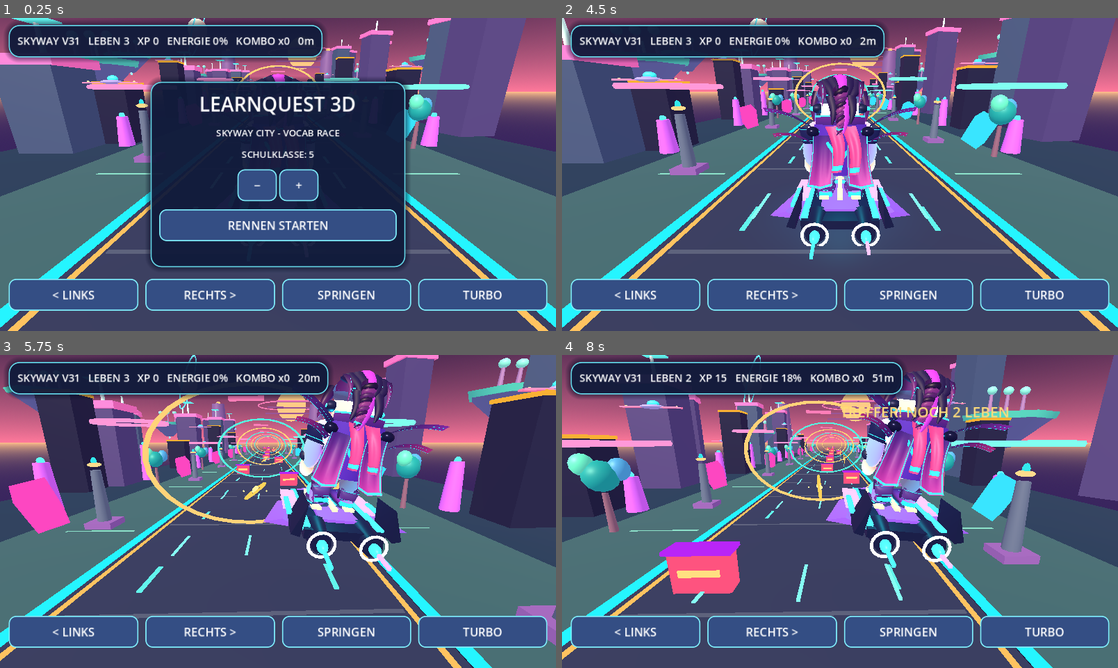
Above: before the commit, frames 1-4 (two rows, left to right).
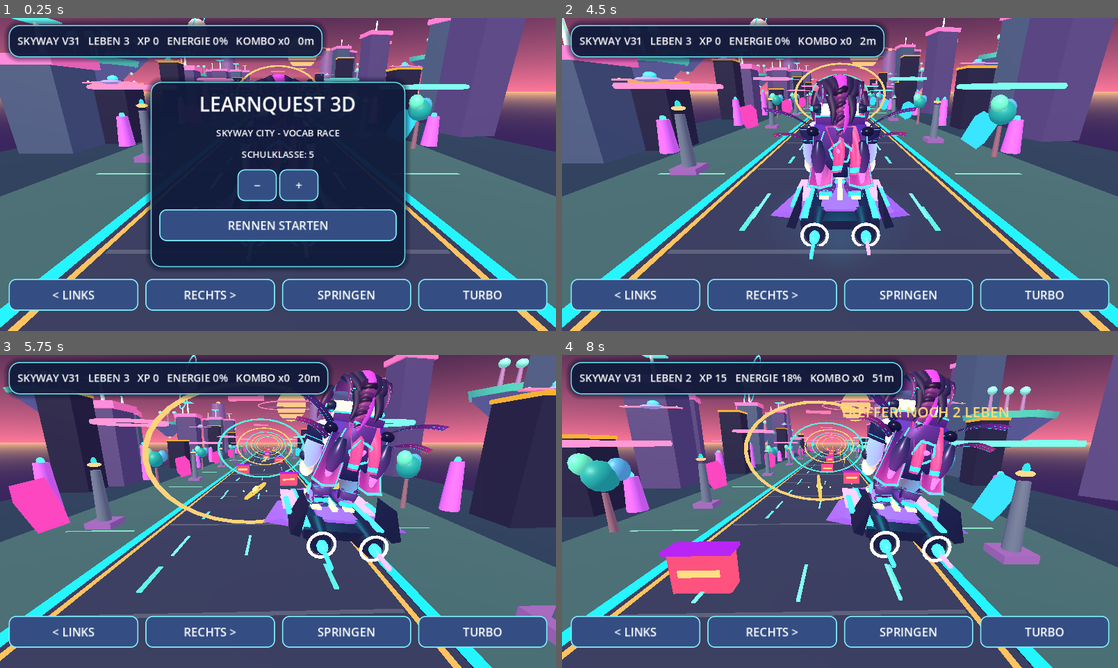
Above: after the commit, the same moments.

Repository: mtothek0703/learnquest-unity-web
Game: Godot game, scene res://main.tscn
Same seed, same stepped clock (60 frames per second), same inputs: the game is played once before the commit and once after it.
Inputs:
- Up to frame 1 (0.25 s): no input
- Up to frame 2 (4.5 s): click "RECHTS >" at 0.5 s; click "SPRINGEN" at 1.25 s; click "TURBO" at 2 s; click "−" at 2.75 s; click "+" at 3.5 s; click "RENNEN STARTEN" at 4.25 s
- Up to frame 3 (5.75 s): hold Right from 5.03 s (still down); tap Space at 5.27 s
- Up to frame 4 (8 s): release Right at 5.78 s; hold S 5.78-6.53 s; tap Space at 6.02, 7.52 s; hold Right from 6.53 s (still down)

The runs differ from the first frame. In frame 2, 0.9% of the frame differs, in the area x 44-56%, y 34-54%; in frame 3, 1.1%; in frame 4, 1.2%, in the area x 58-71%, y 21-44%.

Commit message:
Skyway V36: sculpted animated aero harness and immutable archive safeguards

Diff:
--- /dev/null
+++ b/godot/rider_aero_harness.gd
@@ -0,0 +1,218 @@
+extends Node3D
+## Skyway V36: original sculpted back-mounted aero harness.
+## Curved vertex-shaded armor, rotating reactor and twin animated thrusters.
+## All geometry is generated once, with no third-party assets or paid services.
+var clock: float = 0.0
+var reactor: Node3D
+var thrusters: Array[Node3D] = []
+var reactor_light: StandardMaterial3D
+var exhaust_light: StandardMaterial3D
+
+func _ready() -> void:
+    _build_harness()
+
+func _process(delta: float) -> void:
+    clock += delta
+    var rider := get_parent().get_parent() as Node3D
+    var lean := float(rider.get("lean")) if rider != null else 0.0
+    var turbo := bool(rider.get("boosting")) if rider != null else false
+    var pace := 9.0 if turbo else 2.8
+    if is_instance_valid(reactor):
+        reactor.rotation.z += delta * (5.2 if turbo else 1.2)
+        var pulse := 1.0 + (0.09 if turbo else 0.025) * sin(clock * pace)
+        reactor.scale = Vector3.ONE * pulse
+    for i in range(thrusters.size()):
+        var side := -1.0 if i == 0 else 1.0
+        var thruster := thrusters[i]
+        thruster.rotation.z = lerpf(thruster.rotation.z, -lean * 0.17 + side * (0.11 if turbo else 0.025), minf(1.0, delta * 7.0))
+        thruster.rotation.x = lerpf(thruster.rotation.x, -0.19 if turbo else -0.03, minf(1.0, delta * 7.0))
+    if reactor_light != null:
+        reactor_light.emission_energy_multiplier = 1.5 + (0.9 if turbo else 0.18) * (0.5 + 0.5 * sin(clock * pace))
+    if exhaust_light != null:
+        exhaust_light.emission_energy_multiplier = 1.6 + (1.2 if turbo else 0.20) * (0.5 + 0.5 * sin(clock * pace))
+
+func _fabric() -> StandardMaterial3D:
+    var m := StandardMaterial3D.new()
+    m.albedo_color = Color.WHITE
+    m.vertex_color_use_as_albedo = true
+    m.metallic = 0.46
+    m.roughness = 0.34
+    m.cull_mode = BaseMaterial3D.CULL_DISABLED
+    return m
+
+func _light(tint: Color) -> StandardMaterial3D:
+    var m := StandardMaterial3D.new()
+    m.albedo_color = tint
+    m.emission_enabled = true
+    m.emission = tint * 0.75
+    m.emission_energy_multiplier = 1.6
+    m.cull_mode = BaseMaterial3D.CULL_DISABLED
+    return m
+
+func _build_harness() -> void:
+    var armor := _fabric()
+    reactor_light = _light(Color(0.17, 0.96, 1.0))
+    exhaust_light = _light(Color(0.83, 0.32, 1.0))
+    var shell := MeshInstance3D.new()
+    shell.name = "CurvedAeroBackplate"
+    shell.mesh = _backplate_mesh()
+    shell.material_override = armor
+    add_child(shell)
+    var ribs := MeshInstance3D.new()
+    ribs.name = "LuminousArmorRibs"
+    ribs.mesh = _rib_mesh()
+    ribs.material_override = reactor_light
+    add_child(ribs)
+    reactor = Node3D.new()
+    reactor.name = "RotatingEnergyReactor"
+    reactor.position = Vector3(0.0, 1.68, 1.045)
+    add_child(reactor)
+    var ring := MeshInstance3D.new()
+    ring.name = "SculptedReactorRing"
+    ring.mesh = _ring_mesh()
+    ring.material_override = reactor_light
+    reactor.add_child(ring)
+    var hub := MeshInstance3D.new()
+    hub.name = "ReactorHub"
+    var hub_mesh := SphereMesh.new()
+    hub_mesh.radius = 0.10
+    hub_mesh.height = 0.10
+    hub_mesh.radial_segments = 16
+    hub_mesh.rings = 8
+    hub.mesh = hub_mesh
+    hub.material_override = exhaust_light
+    hub.position.z = 0.015
+    reactor.add_child(hub)
+    thrusters.clear()
+    for i in range(2):
+        var side := -1.0 if i == 0 else 1.0
+        var thruster := Node3D.new()
+        thruster.name = "LeftAeroThruster" if i == 0 else "RightAeroThruster"
+        thruster.position = Vector3(side * 0.42, 1.58, 0.90)
+        add_child(thruster)
+        var pod := MeshInstance3D.new()
+        pod.name = "SculptedThrusterHousing"
+        pod.mesh = _pod_mesh()
+        pod.material_override = armor
+        thruster.add_child(pod)
+        var plume := MeshInstance3D.new()
+        plume.name = "NeonExhaustPlume"
+        plume.mesh = _plume_mesh()
+        plume.material_override = exhaust_light
+        thruster.add_child(plume)
+        thrusters.append(thruster)
+
+func _backplate_point(u: float, v: float) -> Vector3:
+    var x := u * 2.0 - 1.0
+    var width := 0.31 + 0.15 * sin(v * PI)
+    var roundness := maxf(0.0, 1.0 - x * x)
+    return Vector3(x * width, 1.16 + v * 0.98, 0.78 + 0.19 * roundness + 0.035 * sin(v * PI))
+
+func _vertex(tool: SurfaceTool, point: Vector3, tint: Color) -> void:
+    tool.set_color(tint)
+    tool.add_vertex(point)
+
+func _backplate_mesh() -> ArrayMesh:
+    var tool := SurfaceTool.new()
+    tool.begin(Mesh.PRIMITIVE_TRIANGLES)
+    const ROWS := 14
+    const COLUMNS := 18
+    for row in range(ROWS):
+        var v0 := float(row) / float(ROWS)
+        var v1 := float(row + 1) / float(ROWS)
+        for col in range(COLUMNS):
+            var u0 := float(col) / float(COLUMNS)
+            var u1 := float(col + 1) / float(COLUMNS)
+            var tint0 := Color(0.09, 0.13, 0.35).lerp(Color(0.48, 0.24, 0.77), v0 * 0.8)
+            var tint1 := Color(0.09, 0.13, 0.35).lerp(Color(0.48, 0.24, 0.77), v1 * 0.8)
+            _vertex(tool, _backplate_point(u0, v0), tint0)
+            _vertex(tool, _backplate_point(u0, v1), tint1)
+            _vertex(tool, _backplate_point(u1, v1), tint1)
+            _vertex(tool, _backplate_point(u0, v0), tint0)
+            _vertex(tool, _backplate_point(u1, v1), tint1)
+            _vertex(tool, _backplate_point(u1, v0), tint0)
+    tool.generate_normals()
+    return tool.commit()
+
+func _rib_mesh() -> ArrayMesh:
+    var tool := SurfaceTool.new()
+    tool.begin(Mesh.PRIMITIVE_TRIANGLES)
+    const STEPS := 24
+    for edge in [0.04, 0.92]:
+        for step in range(STEPS):
+            var v0 := 0.08 + 0.84 * float(step) / float(STEPS)
+            var v1 := 0.08 + 0.84 * float(step + 1) / float(STEPS)
+            _quad(tool, _backplate_point(edge, v0) + Vector3(0, 0, 0.018), _backplate_point(edge + 0.035, v0) + Vector3(0, 0, 0.018), _backplate_point(edge, v1) + Vector3(0, 0, 0.018), _backplate_point(edge + 0.035, v1) + Vector3(0, 0, 0.018))
+    tool.generate_normals()
+    return tool.commit()
+
+func _quad(tool: SurfaceTool, a: Vector3, b: Vector3, c: Vector3, d: Vector3) -> void:
+    tool.add_vertex(a)
+    tool.add_vertex(c)
+    tool.add_vertex(d)
+    tool.add_vertex(a)
+    tool.add_vertex(d)
+    tool.add_vertex(b)
+
+func _ring_mesh() -> ArrayMesh:
+    var tool := SurfaceTool.new()
+    tool.begin(Mesh.PRIMITIVE_TRIANGLES)
+    const SEGMENTS := 48
+    for i in range(SEGMENTS):
+        var a0 := TAU * float(i) / float(SEGMENTS)
+        var a1 := TAU * float(i + 1) / float(SEGMENTS)
+        # A five-pointed energy rotor, not a plain primitive torus.
+        var r0 := 0.205 + 0.035 * pow(absf(cos(a0 * 2.5)), 10.0)
+        var r1 := 0.205 + 0.035 * pow(absf(cos(a1 * 2.5)), 10.0)
+        _quad(tool,
+            Vector3(cos(a0) * (r0 - 0.046), sin(a0) * (r0 - 0.046), 0.0),
+            Vector3(cos(a0) * r0, sin(a0) * r0, 0.0),
+            Vector3(cos(a1) * (r1 - 0.046), sin(a1) * (r1 - 0.046), 0.0),
+            Vector3(cos(a1) * r1, sin(a1) * r1, 0.0))
+    tool.generate_normals()
+    return tool.commit()
+
+func _pod_mesh() -> ArrayMesh:
+    var tool := SurfaceTool.new()
+    tool.begin(Mesh.PRIMITIVE_TRIANGLES)
+    const ROWS := 14
+    const SIDES := 16
+    for row in range(ROWS):
+        var t0 := float(row) / float(ROWS)
+        var t1 := float(row + 1) / float(ROWS)
+        for side in range(SIDES):
+            var a0 := TAU * float(side) / float(SIDES)
+            var a1 := TAU * float(side + 1) / float(SIDES)
+            var tint0 := Color(0.11, 0.17, 0.38).lerp(Color(0.52, 0.25, 0.73), t0 * 0.8)
+            var tint1 := Color(0.11, 0.17, 0.38).lerp(Color(0.52, 0.25, 0.73), t1 * 0.8)
+            _vertex(tool, _pod_point(t0, a0), tint0)
+            _vertex(tool, _pod_point(t1, a0), tint1)
+            _vertex(tool, _pod_point(t1, a1), tint1)
+            _vertex(tool, _pod_point(t0, a0), tint0)
+            _vertex(tool, _pod_point(t1, a1), tint1)
+            _vertex(tool, _pod_point(t0, a1), tint0)
+    tool.generate_normals()
+    return tool.commit()
+
+func _pod_point(t: float, angle: float) -> Vector3:
+    var radius := 0.07 + 0.075 * sin(t * PI)
+    return Vector3(cos(angle) * radius, 0.31 - t * 0.61, 0.10 + sin(angle) * radius * 1.18)
+
+func _plume_mesh() -> ArrayMesh:
+    var tool := SurfaceTool.new()
+    tool.begin(Mesh.PRIMITIVE_TRIANGLES)
+    const ROWS := 14
+    const SIDES := 12
+    for row in range(ROWS):
+        var t0 := float(row) / float(ROWS)
+        var t1 := float(row + 1) / float(ROWS)
+        for side in range(SIDES):
+            var a0 := TAU * float(side) / float(SIDES)
+            var a1 := TAU * float(side + 1) / float(SIDES)
+            _quad(tool, _plume_point(t0, a0), _plume_point(t0, a1), _plume_point(t1, a0), _plume_point(t1, a1))
+    tool.generate_normals()
+    return tool.commit()
+
+func _plume_point(t: float, angle: float) -> Vector3:
+    var radius := 0.09 * (1.0 - t * 0.75)
+    return Vector3(cos(angle) * radius, -0.20 - 0.43 * t, 0.10 + sin(angle) * radius)
--- a/godot/rider_character.gd
+++ b/godot/rider_character.gd
@@ -120,6 +120,10 @@
     var wings := preload("res://rider_wings.gd").new() as Node3D
     wings.name = "AnimatedAeroWings"
     model.add_child(wings)
+    # V36: large curved back armor, rotating energy reactor and articulated jets.
+    var harness := preload("res://rider_aero_harness.gd").new() as Node3D
+    harness.name = "AnimatedAeroHarness"
+    model.add_child(harness)
     # Keep the original animated board and lights, hide only its old body.
     var old_body := legacy_rider.get_node_or_null("Animated racer rig")
     if old_body != null:
--- a/godot/smoke_test.gd
+++ b/godot/smoke_test.gd
@@ -254,9 +254,45 @@
             if light == null or not (light.mesh is ArrayMesh) or not (light.material_override as StandardMaterial3D).emission_enabled:
                 _fail("Luminous aerofoil edge missing: " + side_name + "/" + edge_name)
                 return
+    # V36: the sculpted aero harness must be visible, vertex-shaded and animated.
+    var harness := installed_model.get_node_or_null("AnimatedAeroHarness") as Node3D
+    if harness == null:
+        _fail("Back-mounted aero harness is missing")
+        return
+    var plate := harness.get_node_or_null("CurvedAeroBackplate") as MeshInstance3D
+    if plate == null or not (plate.mesh is ArrayMesh) or (plate.mesh as ArrayMesh).surface_get_array_len(0) < 1400:
+        _fail("Curved back armor requires detailed original mesh geometry")
+        return
+    var plate_material := plate.material_override as StandardMaterial3D
+    if plate_material == null or not plate_material.vertex_color_use_as_albedo:
+        _fail("Back armor color gradients are missing")
+        return
+    var reactor := harness.get_node_or_null("RotatingEnergyReactor") as Node3D
+    var ring := reactor.get_node_or_null("SculptedReactorRing") as MeshInstance3D if reactor != null else null
+    if ring == null or not (ring.mesh is ArrayMesh) or (ring.mesh as ArrayMesh).surface_get_array_len(0) < 250:
+        _fail("Sculpted rotating reactor ring is missing")
+        return
+    for thruster_name in ["LeftAeroThruster", "RightAeroThruster"]:
+        var thruster := harness.get_node_or_null(thruster_name) as Node3D
+        var housing := thruster.get_node_or_null("SculptedThrusterHousing") as MeshInstance3D if thruster != null else null
+        var plume := thruster.get_node_or_null("NeonExhaustPlume") as MeshInstance3D if thruster != null else null
+        if housing == null or not (housing.mesh is ArrayMesh) or (housing.mesh as ArrayMesh).surface_get_array_len(0) < 1200:
+            _fail("Sculpted thruster housing is missing: " + thruster_name)
+            return
+        if plume == null or not (plume.mesh is ArrayMesh) or not (plume.material_override as StandardMaterial3D).emission_enabled:
+            _fail("Neon thruster exhaust is missing: " + thruster_name)
+            return
+    var old_reactor_angle := reactor.rotation.z
     rider.set("boosting", true)
     rider.set("lean", 0.8)
     await process_frame
+    if reactor.rotation.z <= old_reactor_angle or absf(reactor.scale.x - 1.0) < 0.001:
+        _fail("Aero reactor did not animate under turbo")
+        return
+    var left_thruster := harness.get_node("LeftAeroThruster") as Node3D
+    if absf(left_thruster.rotation.z) < 0.001:
+        _fail("Aero thrusters must react to steering")
+        return
     if absf(scarf.rotation.x) < 0.001:
         _fail("Flowing scarf did not respond to rider motion")
         return
Not shown, changed: .github/scripts/preserve_legacy_pages.py
Not shown, changed: .github/scripts/test_preserve_legacy_pages.py
Not shown, changed: .github/workflows/publish-unity-webgl.yml
Not shown, changed: godot/README.md
